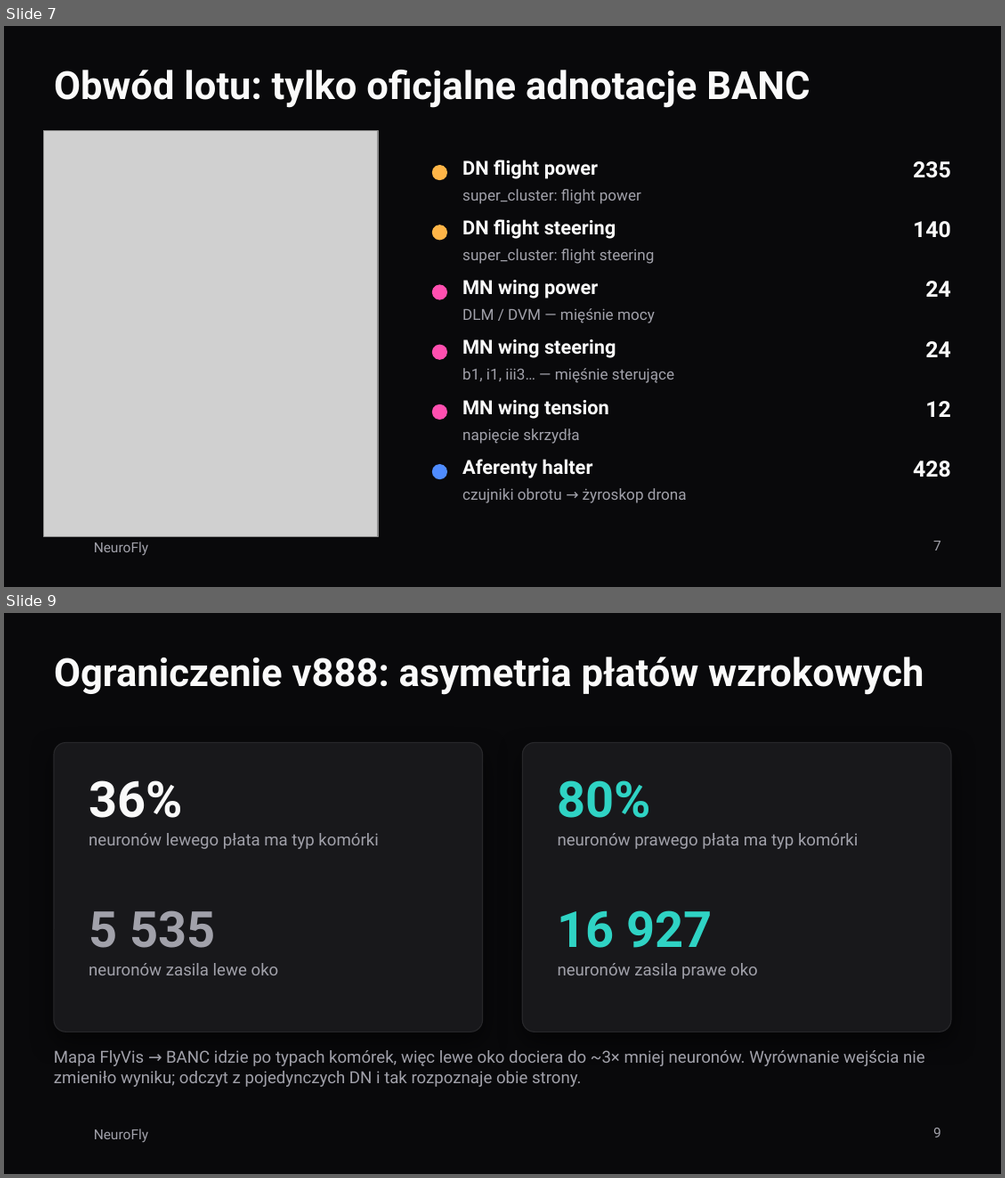
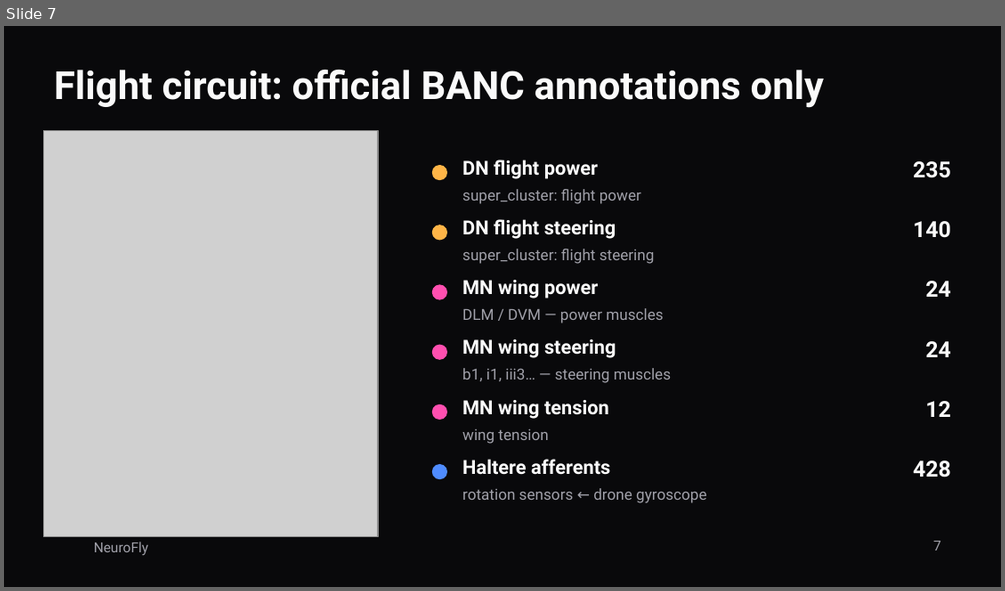
Before and after one commit to FalconDevX/neurofly, a slide deck: docs/prezentacja/NeuroFly.pptx. Shown one above the other, each under a label of ours: slides 7 and 9 before the commit, slide 7 after it; the slides between them are not shown. The pictures are 1005x1178 and 1005x591 pixels, drawn with LibreOffice and Linux fonts; fonts in the diff are those of the drawing; grey boxes stand for pictures; background and template pictures are left out. Boxes give left, top, right and bottom in pixels: in the first picture for what was removed or moved away, otherwise in the second. Text is boxed around its words. In the diff, an @@ line names an element or a change of style, - is before the commit and + after.

```diff
--- a/docs/prezentacja/NeuroFly.pptx
+++ b/docs/prezentacja/NeuroFly.pptx
@@ slide 9 removed at bbox=[4, 613, 1001, 1174], background #09090B; not listed: 1 template element that a slide beside it also shows @@
@@ title removed at bbox=[54, 657, 923, 695] @@
-Ograniczenie v888: asymetria płatów wzrokowych
@@ rounded rectangle removed at bbox=[54, 743, 483, 1031] @@
@@ rounded rectangle removed at bbox=[522, 743, 951, 1031] @@
@@ text removed at bbox=[89, 780, 183, 818] @@
-36%
@@ text removed at bbox=[558, 780, 652, 818] @@
-80%
@@ text removed at bbox=[89, 833, 378, 849] @@
-neuronów lewego płata ma typ komórki
@@ text removed at bbox=[558, 833, 858, 849] @@
-neuronów prawego płata ma typ komórki
@@ text removed at bbox=[89, 910, 215, 948] @@
-5 535
@@ text removed at bbox=[558, 910, 712, 948] @@
-16 927
@@ text removed at bbox=[89, 963, 279, 975] @@
-neuronów zasila lewe oko
@@ text removed at bbox=[558, 963, 758, 979] @@
-neuronów zasila prawe oko
@@ text removed at bbox=[54, 1050, 925, 1086] @@
-Mapa FlyVis → BANC idzie po typach komórek, więc lewe oko dociera do ~3× mniej neuronów. Wyrównanie wejścia nie zmieniło wyniku; odczyt z pojedynczych DN i tak rozpoznaje obie strony.
@@ page number removed at bbox=[933, 1127, 941, 1137] @@
-9
@@ slide 7 changed as well @@
@@ title at bbox=[54, 70, 824, 108]: text changed @@
-Obwód lotu: tylko oficjalne adnotacje BANC
+Flight circuit: official BANC annotations only
@@ text at bbox=[462, 308, 663, 323]: text changed @@
-DLM / DVM — mięśnie mocy
+DLM / DVM — power muscles
@@ text at bbox=[462, 368, 671, 383]: text changed @@
-b1, i1, iii3… — mięśnie sterujące
+b1, i1, iii3… — steering muscles
@@ text at bbox=[462, 428, 548, 443]: text changed @@
-napięcie skrzydła
+wing tension
@@ text at bbox=[462, 459, 610, 475]: text changed @@
-Aferenty halter
+Haltere afferents
@@ text at bbox=[462, 488, 706, 503]: text changed @@
-czujniki obrotu → żyroskop drona
+rotation sensors ← drone gyroscope
```
Also in this commit, not shown: 11 other slides changed, 3 slides added, 2 other slides removed, 4 other files.
